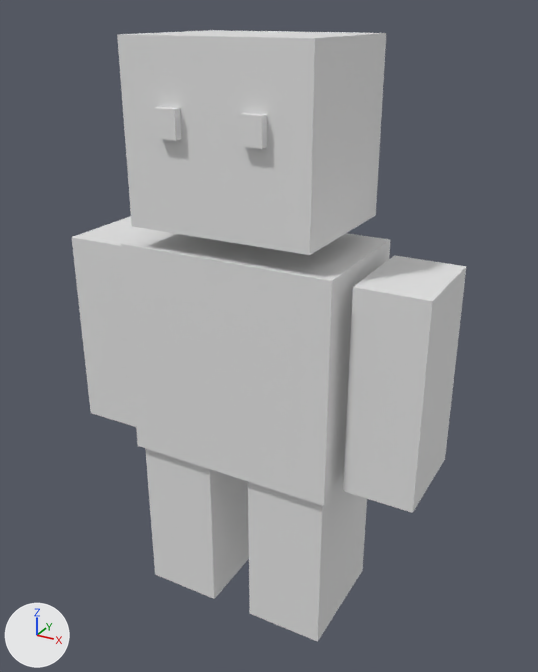
Renders of the Blender file examples/sky_garden/milo_rig.blend from each side of a commit.
Both versions are drawn from a 50 mm lens placed at (0.753, -1.307, 0.686), pointed at (0.021, 0.022, 0.021). The axes (+X, +Y, +Z) are drawn at lower left. The lights are the same throughout. The older version comes first.

Objects in the first picture: 'Milo'.
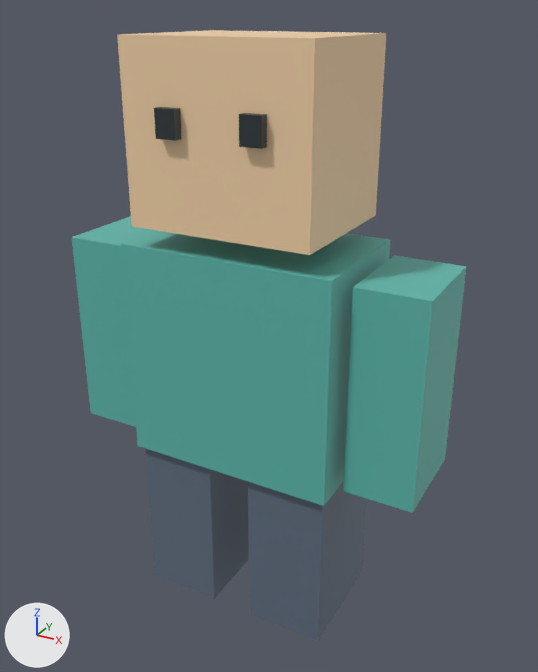
Boxes [x1, y1, x2, y2] around the edits, measured in the pictures (538 x 672 px):
```json
{"object": "Milo", "change": "recoloured", "before": [72, 30, 466, 642], "after": [72, 30, 466, 642], "on screen": "darker"}
```

Scene script edits in JSON lines:
```json
{"op": "set", "path": "mat_coat.base_color", "old": "(0.8, 0.8, 0.8)", "new": "(0.11, 0.48, 0.42)", "note": "white #e7e7e7 -> cyan #5db8ad"}
{"op": "set", "path": "mat_skin.base_color", "old": "(0.8, 0.8, 0.8)", "new": "(0.92, 0.66, 0.4)", "note": "white #e7e7e7 -> beige #f6d4aa"}
{"op": "set", "path": "mat_boots.base_color", "old": "(0.8, 0.8, 0.8)", "new": "(0.12, 0.16, 0.22)", "note": "white #e7e7e7 -> greyish blue #616f81"}
{"op": "set", "path": "mat_eyes.base_color", "old": "(0.8, 0.8, 0.8)", "new": "(0.025, 0.035, 0.04)", "note": "white #e7e7e7 -> dark grey #2c3538"}
```
